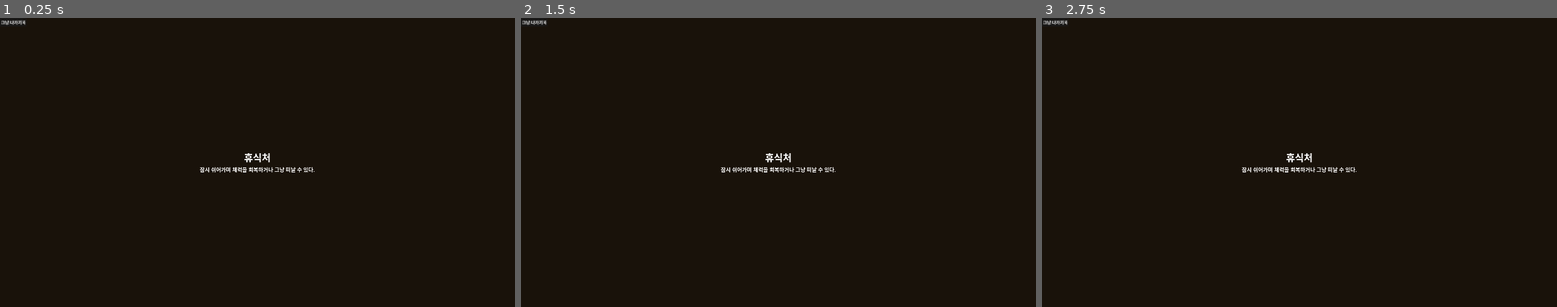
Above: before the commit, frames 1-3 (left to right).
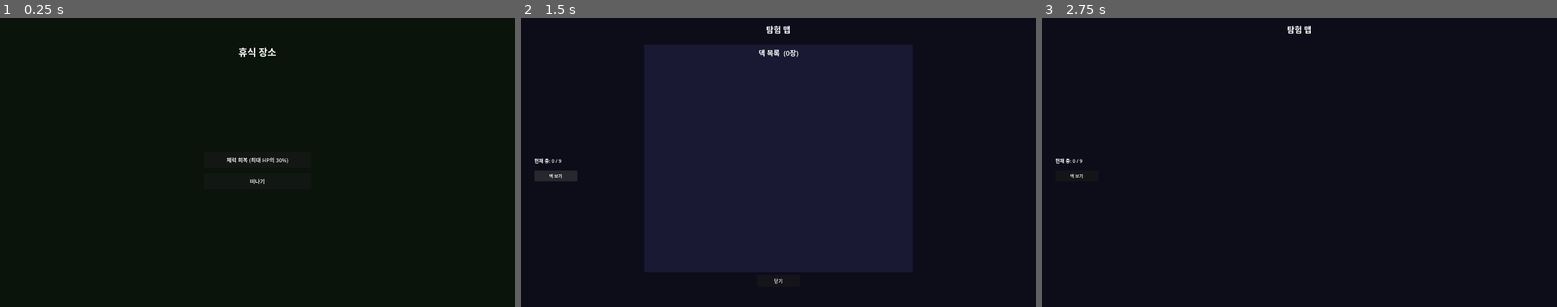
Above: after the commit, the same moments.

Repository: l980l/stsl
Game: Godot game, scene res://scenes/rest/rest_scene.tscn
The game is run twice, just before and just after one commit, with the same random seed, the same clock (stepped at 60 frames per second) and the same inputs. The project has no main scene, so this scene is started directly.
Inputs (mouse positions are in pixels of both pictures, inside the frame that each line leads up to):
- Up to frame 1 (0.25 s): no input
- Up to frame 2 (1.5 s): click (778, 159) at 0.5 s, where only the run after the commit has a clickable "체력 회복 (최대 HP의 30%)"; click (557, 176) at 1.25 s, where only the run after the commit has a clickable "덱 보기"
- Up to frame 3 (2.75 s): click (1299, 280) at 2 s, where only the run after the commit has a clickable "닫기"

The runs differ from the first frame. In frame 1, 0.6% of the frame differs, in the area x 0-62%, y 0-58%; in frame 2, 42%, in the area x 0-77%, y 0-92%; in frame 3, 0.5%.
Error after the commit: Out of bounds get index '-1' (on base: 'Array') (res://autoload/game_manager.gd:260)

Commit message:
feat: Plan 14 — RestScene UI 완성 + 덱 뷰어
- GameManager.complete_rest() 추가 (RestScene → MAP 전환)
- RestScene: 영웅 HP 표시 + 회복/떠나기 버튼 UI 구현
- MapScene: 덱 뷰어 오버레이 추가 (카드 목록 스크롤)
- TestGameManager: test_complete_rest_returns_to_map 추가 (320 passed)

Co-Authored-By: Claude Sonnet 4.6 <noreply@anthropic.com>

Diff:
--- a/autoload/game_manager.gd
+++ b/autoload/game_manager.gd
@@ -227,6 +227,11 @@
 	_request_scene("res://scenes/map/map_scene.tscn")
 
 func complete_shop() -> void:
+	_advance_nodes_from(current_node_id)
+	change_state(GameState.MAP)
+	_request_scene("res://scenes/map/map_scene.tscn")
+
+func complete_rest() -> void:
 	_advance_nodes_from(current_node_id)
 	change_state(GameState.MAP)
 	_request_scene("res://scenes/map/map_scene.tscn")
--- a/scenes/map/map_scene.gd
+++ b/scenes/map/map_scene.gd
@@ -12,6 +12,7 @@
 var _node_buttons: Dictionary = {}  # node_id → Button
 var _floor_label: Label
 var _relic_container: HBoxContainer
+var _deck_overlay: Control = null
 
 func _ready() -> void:
 	_build_ui()
@@ -47,6 +48,15 @@
 	_relic_container.size = Vector2(1820, 40)
 	add_child(_relic_container)
 	_refresh_relics()
+
+	# 덱 보기 버튼
+	var deck_btn := Button.new()
+	deck_btn.text = "덱 보기"
+	deck_btn.position = Vector2(50, 570)
+	deck_btn.size = Vector2(160, 40)
+	deck_btn.add_theme_font_size_override("font_size", 16)
+	deck_btn.pressed.connect(_show_deck_viewer)
+	add_child(deck_btn)
 
 	# 연결선 먼저 그리기 (버튼 뒤에)
 	_draw_connections()
@@ -125,3 +135,73 @@
 		MapNodeRes.RoomType.SHOP: return "🏪 상점"
 		MapNodeRes.RoomType.BOSS: return "👑 보스"
 		_: return "?"
+
+func _show_deck_viewer() -> void:
+	if _deck_overlay:
+		return
+
+	var dm: Object = null
+	if Engine.has_singleton("DeckManager"):
+		dm = Engine.get_singleton("DeckManager")
+	elif get_tree() and get_tree().root:
+		dm = get_tree().root.get_node_or_null("DeckManager")
+
+	var all_cards: Array = []
+	if dm:
+		all_cards = dm.draw_pile.duplicate()
+		all_cards.append_array(dm.discard_pile)
+		all_cards.append_array(dm.hand)
+
+	_deck_overlay = Control.new()
+	_deck_overlay.set_anchors_and_offsets_preset(Control.PRESET_FULL_RECT)
+	add_child(_deck_overlay)
+
+	var dim := ColorRect.new()
+	dim.color = Color(0.0, 0.0, 0.0, 0.75)
+	dim.set_anchors_and_offsets_preset(Control.PRESET_FULL_RECT)
+	_deck_overlay.add_child(dim)
+
+	var panel := ColorRect.new()
+	panel.color = Color(0.1, 0.1, 0.2)
+	panel.position = Vector2(460, 100)
+	panel.size = Vector2(1000, 850)
+	_deck_overlay.add_child(panel)
+
+	var header := Label.new()
+	header.text = "덱 목록  (%d장)" % all_cards.size()
+	header.position = Vector2(460, 110)
+	header.size = Vector2(1000, 50)
+	header.horizontal_alignment = HORIZONTAL_ALIGNMENT_CENTER
+	header.add_theme_font_size_override("font_size", 26)
+	_deck_overlay.add_child(header)
+
+	var scroll := ScrollContainer.new()
+	scroll.position = Vector2(470, 170)
+	scroll.size = Vector2(980, 700)
+	_deck_overlay.add_child(scroll)
+
+	var vbox := VBoxContainer.new()
+	vbox.custom_minimum_size = Vector2(960, 0)
+	scroll.add_child(vbox)
+
+	for card in all_cards:
+		var card_name: String = card.get("card_name") if card.get("card_name") != null else "?"
+		var cost: int = card.get("cost") if card.get("cost") != null else 0
+		var owner: String = card.get("owner_id") if card.get("owner_id") != null else ""
+		var lbl := Label.new()
+		lbl.text = "[%d코스트]  %s  (%s)" % [cost, card_name, owner]
+		lbl.add_theme_font_size_override("font_size", 16)
+		vbox.add_child(lbl)
+
+	var close_btn := Button.new()
+	close_btn.text = "닫기"
+	close_btn.position = Vector2(880, 960)
+	close_btn.size = Vector2(160, 45)
+	close_btn.add_theme_font_size_override("font_size", 18)
+	close_btn.pressed.connect(_hide_deck_viewer)
+	_deck_overlay.add_child(close_btn)
+
+func _hide_deck_viewer() -> void:
+	if _deck_overlay:
+		_deck_overlay.queue_free()
+		_deck_overlay = null
--- a/scenes/rest/rest_scene.gd
+++ b/scenes/rest/rest_scene.gd
@@ -2,17 +2,66 @@
 extends Node2D
 
 func _ready() -> void:
-	pass  # 버튼 클릭 대기
+	_build_ui()
+
+func _build_ui() -> void:
+	var bg := ColorRect.new()
+	bg.color = Color(0.04, 0.08, 0.04)
+	bg.size = Vector2(1920, 1080)
+	add_child(bg)
+
+	var title := Label.new()
+	title.text = "휴식 장소"
+	title.position = Vector2(760, 100)
+	title.size = Vector2(400, 60)
+	title.horizontal_alignment = HORIZONTAL_ALIGNMENT_CENTER
+	title.add_theme_font_size_override("font_size", 36)
+	add_child(title)
+
+	# 영웅 HP 표시
+	var tm := _get_tm()
+	if tm:
+		for i in range(tm.heroes.size()):
+			var hero: Resource = tm.heroes[i]
+			var current_hp: int = tm.get_hp(hero.hero_id) if tm.has_method("get_hp") else hero.max_hp
+			var lbl := Label.new()
+			lbl.text = "%s  HP: %d / %d" % [hero.hero_name, current_hp, hero.max_hp]
+			lbl.position = Vector2(660, 240 + i * 50)
+			lbl.size = Vector2(600, 40)
+			lbl.horizontal_alignment = HORIZONTAL_ALIGNMENT_CENTER
+			lbl.add_theme_font_size_override("font_size", 20)
+			add_child(lbl)
+
+	var heal_btn := Button.new()
+	heal_btn.text = "체력 회복 (최대 HP의 30%)"
+	heal_btn.position = Vector2(760, 500)
+	heal_btn.size = Vector2(400, 60)
+	heal_btn.add_theme_font_size_override("font_size", 20)
+	heal_btn.pressed.connect(_on_heal_pressed)
+	add_child(heal_btn)
+
+	var leave_btn := Button.new()
+	leave_btn.text = "떠나기"
+	leave_btn.position = Vector2(760, 580)
+	leave_btn.size = Vector2(400, 60)
+	leave_btn.add_theme_font_size_override("font_size", 20)
+	leave_btn.pressed.connect(_on_leave_pressed)
+	add_child(leave_btn)
+
+func _get_tm() -> Object:
+	if Engine.has_singleton("TeamManager"):
+		return Engine.get_singleton("TeamManager")
+	var ml := Engine.get_main_loop()
+	if ml and ml.root:
+		return ml.root.get_node_or_null("TeamManager")
+	return null
 
 func _on_heal_pressed() -> void:
-	for hero in TeamManager.heroes:
-		TeamManager.heal(hero.hero_id, int(hero.max_hp * 0.3))
-	_leave()
+	var tm := _get_tm()
+	if tm:
+		for hero in tm.heroes:
+			tm.heal(hero.hero_id, int(hero.max_hp * 0.3))
+	GameManager.complete_rest()
 
 func _on_leave_pressed() -> void:
-	_leave()
-
-func _leave() -> void:
-	GameManager._advance_nodes_from(GameManager.current_node_id)
-	GameManager.change_state(GameManager.GameState.MAP)
-	GameManager._request_scene("res://scenes/map/map_scene.tscn")
+	GameManager.complete_rest()
--- a/tests/test_game_manager.gd
+++ b/tests/test_game_manager.gd
@@ -17,6 +17,7 @@
 	test_enter_shop_sets_state()
 	test_complete_shop_returns_to_map()
 	test_elite_battle_gives_two_card_picks()
+	test_complete_rest_returns_to_map()
 	return {"passed": passed, "failed": failed}
 
 func _assert(cond: bool, msg: String) -> void:
@@ -100,3 +101,12 @@
 	gm.enter_node(0)
 	gm.complete_battle(true)
 	_assert(gm.card_rewards_pick_count == 2, "엘리트 전투 승리 시 카드 2장 선택 가능")
+
+func test_complete_rest_returns_to_map() -> void:
+	print("[TestGameManager] test_complete_rest_returns_to_map")
+	var MapNodeRes = load("res://resources/map_node_resource.gd")
+	var gm := _make_gm()
+	gm.run_map[0].room_type = MapNodeRes.RoomType.REST
+	gm.enter_node(0)
+	gm.complete_rest()
+	_assert(gm.current_state == 0, "complete_rest 후 상태 MAP(0)으로 변경")  # GameState.MAP == 0
